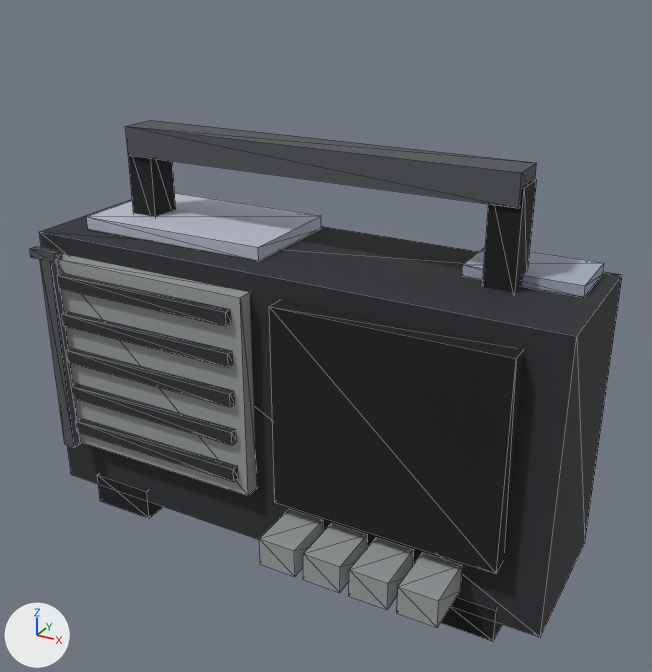
The glTF model client/public/models/cassette_recorder.glb: old version first, new version second.
Both versions are drawn from a camera (50 mm lens) standing at (0.269, -0.46, 0.384) and looking at (0.016, -0.001, 0.155). Arrows for +X, +Y and +Z are at lower left; the lights stay in place. The older version comes first. Mesh edges are drawn as thin lines. Vertices at exactly the same position are counted once.

Script lines for the objects in view, before the commit:
```python
ob_cassette_recorder_recorder_body = bpy.data.objects.new('cassette_recorder_recorder_body', me_cube)
ob_cassette_recorder_recorder_body.location = (0.0, 0.0, 0.0)
ob_cassette_recorder_recorder_grille_3 = bpy.data.objects.new('cassette_recorder_recorder_grille_3', me_cube_008)
ob_cassette_recorder_recorder_grille_3.location = (0.0, 0.0, 0.0)
ob_cassette_recorder_recorder_grille_4 = bpy.data.objects.new('cassette_recorder_recorder_grille_4', me_cube_009)
ob_cassette_recorder_recorder_grille_4.location = (0.0, 0.0, 0.0)
ob_cassette_recorder_recorder_handle_l = bpy.data.objects.new('cassette_recorder_recorder_handle_l', me_cube_012)
ob_cassette_recorder_recorder_handle_l.location = (0.0, 0.0, 0.0)
ob_cassette_recorder_recorder_handle_r = bpy.data.objects.new('cassette_recorder_recorder_handle_r', me_cube_013)
ob_cassette_recorder_recorder_handle_r.location = (0.0, 0.0, 0.0)
ob_cassette_recorder_recorder_handle_top = bpy.data.objects.new('cassette_recorder_recorder_handle_top', me_cube_014)
ob_cassette_recorder_recorder_handle_top.location = (0.0, 0.0, 0.0)
ob_cassette_recorder_recorder_key_2 = bpy.data.objects.new('cassette_recorder_recorder_key_2', me_cube_019)
ob_cassette_recorder_recorder_key_2.location = (0.0, 0.0, 0.0)
ob_cassette_recorder_recorder_key_3 = bpy.data.objects.new('cassette_recorder_recorder_key_3', me_cube_020)
ob_cassette_recorder_recorder_key_3.location = (0.0, 0.0, 0.0)
ob_cassette_recorder_recorder_key_4 = bpy.data.objects.new('cassette_recorder_recorder_key_4', me_cube_021)
ob_cassette_recorder_recorder_key_4.location = (0.0, 0.0, 0.0)
# me_cube_012
# before: 1 (-0.1345, 0.001, 0.264) at pixel (126, 138), 3 (-0.1345, 0.023, 0.264), 5 (-0.1155, 0.001, 0.264), 7 (-0.1155, 0.023, 0.264)
# me_cube_013
# before: 1 (0.1155, 0.001, 0.264), 3 (0.1155, 0.023, 0.264), 5 (0.1345, 0.001, 0.264) at pixel (524, 188), 7 (0.1345, 0.023, 0.264) at pixel (536, 179)
# also in view: 'cassette_recorder_recorder_grille_0' at (-0.087, -0.054, 0.071); 'cassette_recorder_recorder_key_1' at (0.025, -0.061, 0.039); 'cassette_recorder_recorder_snow' at (-0.088, 0.018, 0.209); 'cassette_recorder_recorder_foot_l' at (-0.13, 0.0, 0.012); 'cassette_recorder_recorder_well' at (0.081, -0.047, 0.125)
```
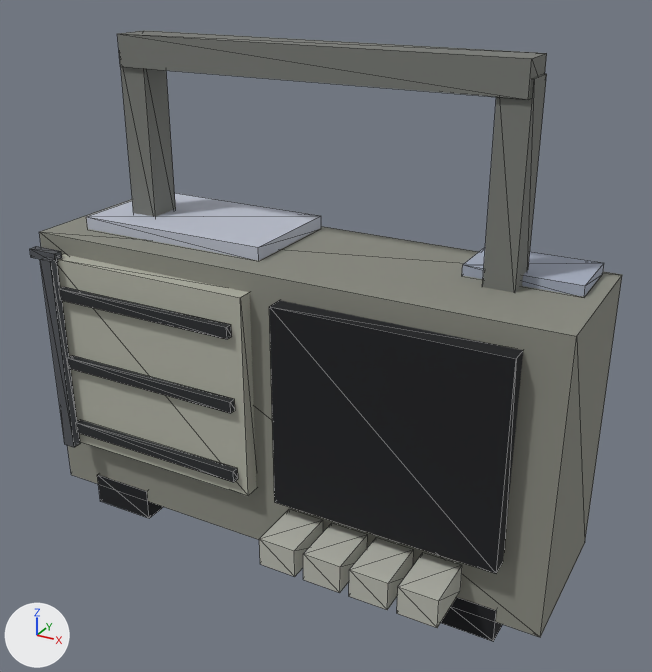
The newer file is also rescaled (x1.5) as a whole; pictures and numbers use the older file's frame.

The change, as a diff of the scene's bpy script:
```diff
--- a/client/public/models/cassette_recorder.glb.py
+++ b/client/public/models/cassette_recorder.glb.py
@@ mat_recorder_body @@
 mat_recorder_body = principled_material('recorder_body')
-mat_recorder_body.base_color = (0.0242, 0.0262, 0.0307)  # dark grey #2b2d31
+mat_recorder_body.base_color = (0.254, 0.258, 0.22)  # grey #8a8b81
 mat_recorder_body.roughness = 0.88
@@ mat_recorder_handle_l @@
 mat_recorder_handle_l = principled_material('recorder_handle_l')
-mat_recorder_handle_l.base_color = (0.00605, 0.007, 0.00972)  # black #121419
+mat_recorder_handle_l.base_color = (0.184, 0.191, 0.175)  # grey #777974
 mat_recorder_handle_l.roughness = 0.88
@@ mat_recorder_handle_r @@
 mat_recorder_handle_r = principled_material('recorder_handle_r')
-mat_recorder_handle_r.base_color = (0.00605, 0.007, 0.00972)  # black #121419
+mat_recorder_handle_r.base_color = (0.184, 0.191, 0.175)  # grey #777974
 mat_recorder_handle_r.roughness = 0.88
@@ mat_recorder_key_2 @@
 mat_recorder_key_2 = principled_material('recorder_key_2')
-mat_recorder_key_2.base_color = (0.328, 0.342, 0.352)  # grey #9b9ea0
+mat_recorder_key_2.base_color = (0.474, 0.479, 0.423)  # grey #b7b8ae
 mat_recorder_key_2.roughness = 0.88
@@ mat_recorder_key_3 @@
 mat_recorder_key_3 = principled_material('recorder_key_3')
-mat_recorder_key_3.base_color = (0.328, 0.342, 0.352)  # grey #9b9ea0
+mat_recorder_key_3.base_color = (0.474, 0.479, 0.423)  # grey #b7b8ae
 mat_recorder_key_3.roughness = 0.88
@@ mat_recorder_key_4 @@
 mat_recorder_key_4 = principled_material('recorder_key_4')
-mat_recorder_key_4.base_color = (0.328, 0.342, 0.352)  # grey #9b9ea0
+mat_recorder_key_4.base_color = (0.474, 0.479, 0.423)  # grey #b7b8ae
 mat_recorder_key_4.roughness = 0.88
@@ mat_recorder_speaker @@
 mat_recorder_speaker = principled_material('recorder_speaker')
-mat_recorder_speaker.base_color = (0.328, 0.342, 0.352)  # grey #9b9ea0
+mat_recorder_speaker.base_color = (0.44, 0.445, 0.376)  # grey #b1b2a5
 mat_recorder_speaker.roughness = 0.88
@@ me_cube_006 @@
-me_cube_006.from_pydata(...)  # 8 vertices, 12 faces; spans x -0.1535..-0.0205, y -0.0565..-0.0515, z 0.0935..0.1025
+me_cube_006.from_pydata(...)  # 8 vertices, 12 faces; spans x -0.1535..-0.0205, y -0.0565..-0.0515, z 0.116..0.124
+# me_cube_006 part 1: the whole mesh is scaled about its middle by (1, 1, 0.889), then moved by (0.0, 0.0, 0.022)
 me_cube_006.materials.append(mat_recorder_grille_1)
@@ me_cube_007 @@
-me_cube_007.from_pydata(...)  # 8 vertices, 12 faces; spans x -0.1535..-0.0205, y -0.0565..-0.0515, z 0.1205..0.1295
+me_cube_007.from_pydata(...)  # 8 vertices, 12 faces; spans x -0.1535..-0.0205, y -0.0565..-0.0515, z 0.166..0.174
+# me_cube_007 part 2: the whole mesh is scaled about its middle by (1, 1, 0.889), then moved by (0.0, 0.0, 0.045)
 me_cube_007.materials.append(mat_recorder_grille_2)
@@ me_cube_012 @@
-me_cube_012.from_pydata(...)  # 8 vertices, 12 faces; spans x -0.1345..-0.1155, y 0.001..0.023, z 0.2..0.264
+me_cube_012.from_pydata(...)  # 8 vertices, 12 faces; spans x -0.1345..-0.1155, y 0.001..0.023, z 0.2..0.32
+# me_cube_012 part 3
+for i in [1, 3, 5, 7]: me_cube_012.vertices[i].co += Vector((0.0, 0.0, 0.056))
 me_cube_012.materials.append(mat_recorder_handle_l)
@@ me_cube_013 @@
-me_cube_013.from_pydata(...)  # 8 vertices, 12 faces; spans x 0.1155..0.1345, y 0.001..0.023, z 0.2..0.264
+me_cube_013.from_pydata(...)  # 8 vertices, 12 faces; spans x 0.1155..0.1345, y 0.001..0.023, z 0.2..0.32
+# me_cube_013 part 4
+for i in [1, 3, 5, 7]: me_cube_013.vertices[i].co += Vector((0.0, 0.0, 0.056))
 me_cube_013.materials.append(mat_recorder_handle_r)
@@ me_cube_014 @@
-me_cube_014.from_pydata(...)  # 8 vertices, 12 faces; spans x -0.133..0.133, y -0.001..0.025, z 0.254..0.273
+me_cube_014.from_pydata(...)  # 8 vertices, 12 faces; spans x -0.133..0.133, y -0.001..0.025, z 0.31..0.33
+# me_cube_014 part 5: the whole mesh is moved by (0.0, 0.0, 0.057)
 me_cube_014.materials.append(mat_recorder_handle_top)
@@ ob_cassette_recorder_recorder_grille_3 @@
-ob_cassette_recorder_recorder_grille_3 = bpy.data.objects.new('cassette_recorder_recorder_grille_3', me_cube_008)
@@ ob_cassette_recorder_recorder_grille_4 @@
-ob_cassette_recorder_recorder_grille_4 = bpy.data.objects.new('cassette_recorder_recorder_grille_4', me_cube_009)
```

What differs and where, as boxes [x1, y1, x2, y2] in the pictures (652 x 672 px):
'cassette_recorder_recorder_body', recoloured (dark grey to grey): [39, 199, 622, 637] in both
'cassette_recorder_recorder_handle_top', moved: before [126, 120, 537, 208]; after [117, 30, 547, 99]
'cassette_recorder_recorder_speaker', recoloured: [57, 254, 257, 496] in both
'cassette_recorder_recorder_handle_r', recoloured, reshaped (black to grey, 18% wider, 92% taller): before [482, 179, 537, 293]; after [482, 73, 547, 293]
'cassette_recorder_recorder_handle_l', recoloured, reshaped (black to grey): before [128, 155, 176, 217]; after [121, 67, 176, 217]
'cassette_recorder_recorder_grille_2', moved: before [67, 348, 234, 407]; after [59, 287, 231, 339]
'cassette_recorder_recorder_grille_1', moved: before [71, 384, 236, 445]; after [68, 355, 235, 414]
'cassette_recorder_recorder_key_4', recoloured: [397, 552, 462, 628] in both
'cassette_recorder_recorder_key_3', recoloured: [349, 537, 414, 610] in both
'cassette_recorder_recorder_key_2', recoloured: [303, 523, 368, 593] in both
'cassette_recorder_recorder_grille_4', deleted: before [57, 273, 231, 326]
'cassette_recorder_recorder_grille_3', deleted: before [62, 311, 233, 367]
